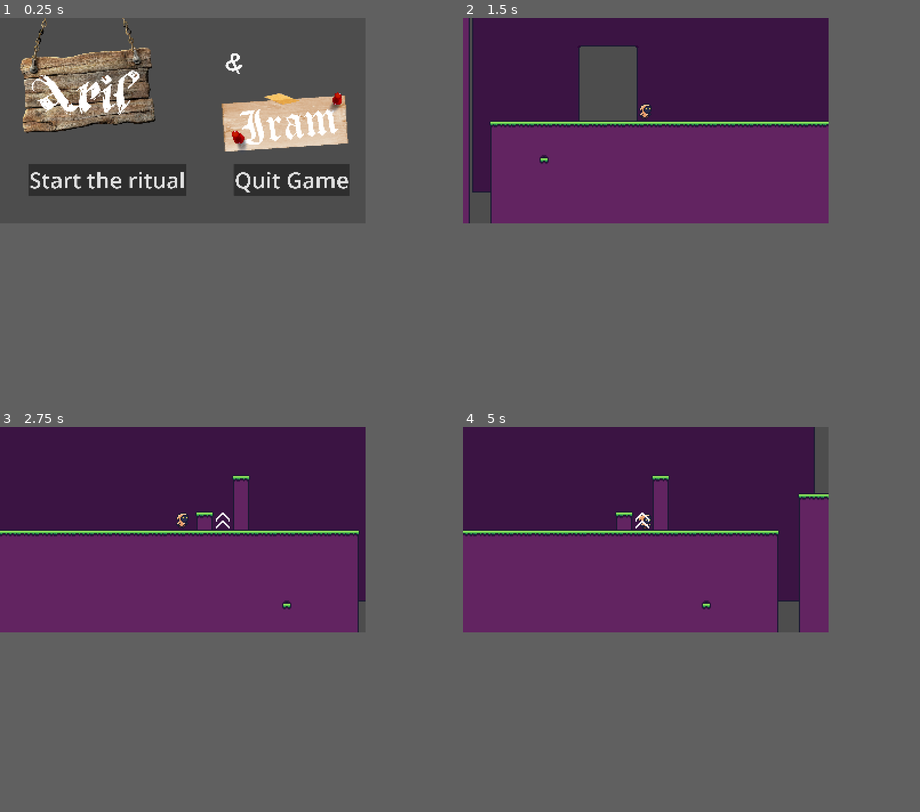
Above: before the commit, frames 1-4 (two rows, left to right).
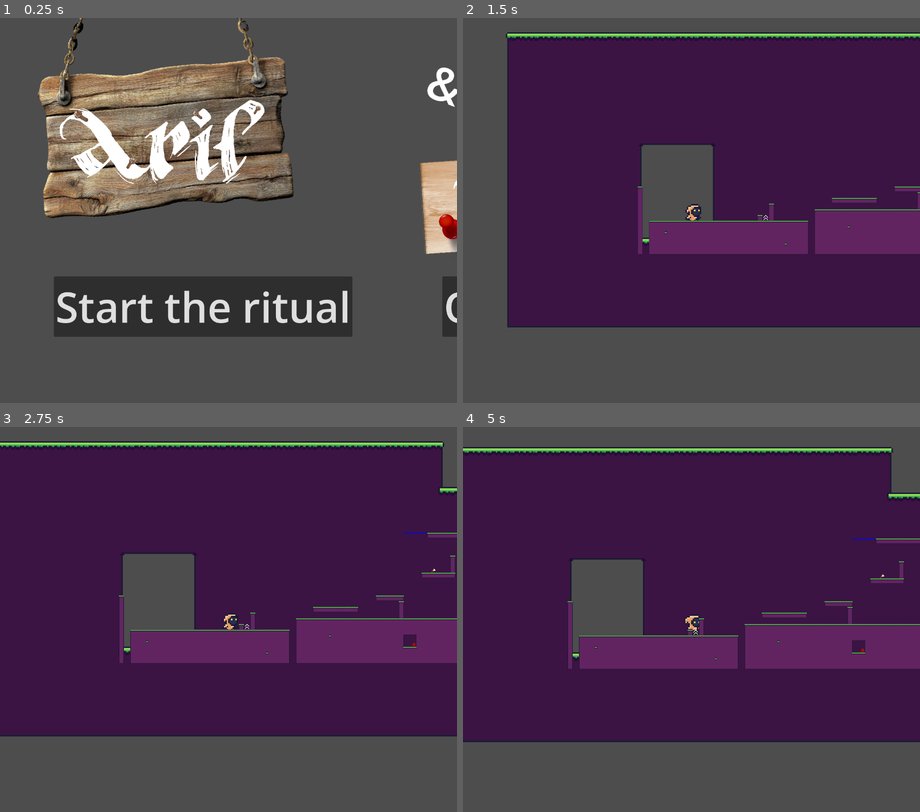
Above: after the commit, the same moments.

Repository: roquesystemexe/aril-and-iram
Game: Godot game, scene res://Scenes/Menus/main_menu.tscn
Same seed, same stepped clock (60 frames per second), same inputs: the game is played once before the commit and once after it.
Inputs:
- Up to frame 1 (0.25 s): no input
- Up to frame 2 (1.5 s): click "Start the ritual" at 0.5 s; tap Enter at 1.25 s; hold D (move_right) from 1.28 s (still down); tap Q (dash) at 1.35 s
- Up to frame 3 (2.75 s): keep holding D (move_right); tap Space (jump) at 1.52, 2.27 s; tap E (interact) at 2.1 s
- Up to frame 4 (5 s): release D (move_right) at 2.78 s; hold A (move_left) 2.78-3.53 s; tap Q (dash) at 2.85, 4.35 s; hold D (move_right) from 3.53 s (still down); tap E (interact) at 3.6 s; tap Space (jump) at 3.77, 4.52 s
In our replay, the window is 640x360 before the commit and 800x675 after it. These sizes can differ from the game's own. Grey fills any space a smaller window leaves; there, only what the larger window draws over its background counts as a difference.

The runs differ from the first frame. In frame 1, 36% of the frame differs, in the area x 4-100%, y 0-83%; in frame 2, 59%, in the area x 0-100%, y 0-100%; in frame 3, 53%; in frame 4, 55%.

Commit message:
idk what I did

Diff:
--- a/Scenes/Levels/TestLevel.tscn
+++ b/Scenes/Levels/TestLevel.tscn
@@ -199,6 +199,7 @@
 
 [node name="Background" type="TileMapLayer" parent="." unique_id=1239721441]
 use_parent_material = true
+scale = Vector2(4, 4)
 tile_map_data = PackedByteArray("AAD4/wQAAAAAAAYAAAD4/wMAAAAAAAUAAAD4/wIAAAAAAAUAAAD4/wEAAAAAAAUAAAD4/wAAAAAAAAUAAAD4// …(41376 unchanged characters)…
 tile_set = SubResource("TileSet_dqpvo")
 
--- a/Scenes/Menus/main_menu.tscn
+++ b/Scenes/Menus/main_menu.tscn
@@ -7,6 +7,7 @@
 [ext_resource type="Texture2D" uid="uid://dh82wn62mvq38" path="res://Assets/pin.png" id="4_5wi6m"]
 [ext_resource type="Texture2D" uid="uid://c21q3r2lvcbe8" path="res://Assets/sign.png" id="5_5wi6m"]
 [ext_resource type="Texture2D" uid="uid://bgmyawg8gbmcv" path="res://Assets/nail.png" id="6_chkef"]
+[ext_resource type="AudioStream" uid="uid://sgffq3o0hous" path="res://Music/Theme Song DEMO.mp3" id="8_4fgt5"]
 
 [sub_resource type="FontVariation" id="FontVariation_penys"]
 base_font = ExtResource("2_pha2q")
@@ -14,11 +15,8 @@
 [node name="MainMenu" type="Node2D" unique_id=1334959659]
 script = ExtResource("1_38aua")
 
-[node name="MenuCam" type="Camera2D" parent="." unique_id=1786583156]
-position = Vector2(-3, -47)
+[node name="MenuCam" type="Camera2D" parent="." unique_id=1142331145]
 anchor_mode = 0
-zoom = Vector2(0.165, 0.165)
-limit_enabled = false
 
 [node name="Paper" type="Sprite2D" parent="." unique_id=985911969]
 position = Vector2(1509, 494.99997)
@@ -60,7 +58,6 @@
 theme_override_font_sizes/font_size = 175
 text = "Aril"
 horizontal_alignment = 1
-metadata/_edit_use_anchors_ = true
 
 [node name="Label&" type="Label" parent="." unique_id=1597816541]
 offset_left = 1233.0002
@@ -118,5 +115,15 @@
 scale = Vector2(0.13, 0.13)
 texture = ExtResource("6_chkef")
 
+[node name="Audio" type="Node" parent="." unique_id=1450150153]
+
+[node name="Song" type="AudioStreamPlayer" parent="Audio" unique_id=1847483640]
+process_mode = 3
+stream = ExtResource("8_4fgt5")
+volume_db = -25.897
+autoplay = true
+bus = &"Music"
+parameters/looping = true
+
 [connection signal="pressed" from="HBoxContainer/PlayButton" to="." method="_on_play_button_pressed"]
 [connection signal="pressed" from="HBoxContainer/QuitButton" to="." method="_on_quit_button_pressed"]
--- a/Scenes/Player.tscn
+++ b/Scenes/Player.tscn
@@ -104,9 +104,9 @@
 slide_on_ceiling = false
 script = ExtResource("1_ghtyb")
 
-[node name="PlayerCam" type="Camera2D" parent="." unique_id=1848233546]
-
 [node name="PlayerAnimator" type="Node2D" parent="." unique_id=1809111778 node_paths=PackedStringArray("player_movement", "animation_player", "sprite")]
+position = Vector2(7, 10)
+scale = Vector2(4, 4)
 script = ExtResource("2_gntrk")
 player_movement = NodePath("..")
 animation_player = NodePath("AnimationPlayer")
@@ -118,12 +118,13 @@
 autoplay = &"idle"
 
 [node name="Sprite2D" type="Sprite2D" parent="PlayerAnimator" unique_id=994632060]
-position = Vector2(0, -8)
 texture = ExtResource("2_kyqiw")
 region_enabled = true
 region_rect = Rect2(0, 0, 16, 16)
 
 [node name="CollisionShape2D" type="CollisionShape2D" parent="." unique_id=896441421]
 visible = false
-position = Vector2(0, -7)
+scale = Vector2(4, 4)
 shape = SubResource("CapsuleShape2D_kyqiw")
+
+[node name="Camera2D" type="Camera2D" parent="." unique_id=1225180574]
--- a/project.godot
+++ b/project.godot
@@ -30,8 +30,8 @@
 
 [display]
 
-window/size/viewport_width=320
-window/size/viewport_height=180
+window/size/viewport_width=1280
+window/size/viewport_height=1080
 window/size/window_width_override=1280
 window/size/window_height_override=720
 window/stretch/mode="viewport"
@@ -42,18 +42,21 @@
 "deadzone": 0.2,
 "events": [Object(InputEventKey,"resource_local_to_scene":false,"resource_name":"","device":-1,"window_id":0,"alt_press …(191 unchanged characters)…
 , Object(InputEventKey,"resource_local_to_scene":false,"resource_name":"","device":-1,"window_id":0,"alt_pressed":false …(186 unchanged characters)…
+, Object(InputEventJoypadButton,"resource_local_to_scene":false,"resource_name":"","device":-1,"button_index":13,"pressure":0.0,"pressed":true,"script":null)
 ]
 }
 move_right={
 "deadzone": 0.2,
 "events": [Object(InputEventKey,"resource_local_to_scene":false,"resource_name":"","device":-1,"window_id":0,"alt_press …(192 unchanged characters)…
 , Object(InputEventKey,"resource_local_to_scene":false,"resource_name":"","device":-1,"window_id":0,"alt_pressed":false …(186 unchanged characters)…
+, Object(InputEventJoypadButton,"resource_local_to_scene":false,"resource_name":"","device":-1,"button_index":14,"pressure":0.0,"pressed":true,"script":null)
 ]
 }
 jump={
 "deadzone": 0.2,
 "events": [Object(InputEventKey,"resource_local_to_scene":false,"resource_name":"","device":-1,"window_id":0,"alt_press …(191 unchanged characters)…
 , Object(InputEventKey,"resource_local_to_scene":false,"resource_name":"","device":-1,"window_id":0,"alt_pressed":false …(186 unchanged characters)…
+, Object(InputEventJoypadButton,"resource_local_to_scene":false,"resource_name":"","device":-1,"button_index":0,"pressure":0.0,"pressed":true,"script":null)
 ]
 }
 crouch={
@@ -64,12 +67,14 @@
 interact={
 "deadzone": 0.2,
 "events": [Object(InputEventKey,"resource_local_to_scene":false,"resource_name":"","device":-1,"window_id":0,"alt_press …(192 unchanged characters)…
+, Object(InputEventJoypadButton,"resource_local_to_scene":false,"resource_name":"","device":-1,"button_index":2,"pressure":0.0,"pressed":true,"script":null)
 ]
 }
 dash={
 "deadzone": 0.2,
 "events": [Object(InputEventKey,"resource_local_to_scene":false,"resource_name":"","device":-1,"window_id":0,"alt_press …(192 unchanged characters)…
 , Object(InputEventKey,"resource_local_to_scene":false,"resource_name":"","device":-1,"window_id":0,"alt_pressed":true, …(185 unchanged characters)…
+, Object(InputEventJoypadButton,"resource_local_to_scene":false,"resource_name":"","device":-1,"button_index":1,"pressure":0.0,"pressed":true,"script":null)
 ]
 }
 restart={
@@ -80,6 +85,7 @@
 pause={
 "deadzone": 0.2,
 "events": [Object(InputEventKey,"resource_local_to_scene":false,"resource_name":"","device":-1,"window_id":0,"alt_press …(195 unchanged characters)…
+, Object(InputEventJoypadButton,"resource_local_to_scene":false,"resource_name":"","device":-1,"button_index":6,"pressure":0.0,"pressed":true,"script":null)
 ]
 }
 ui_debug={
